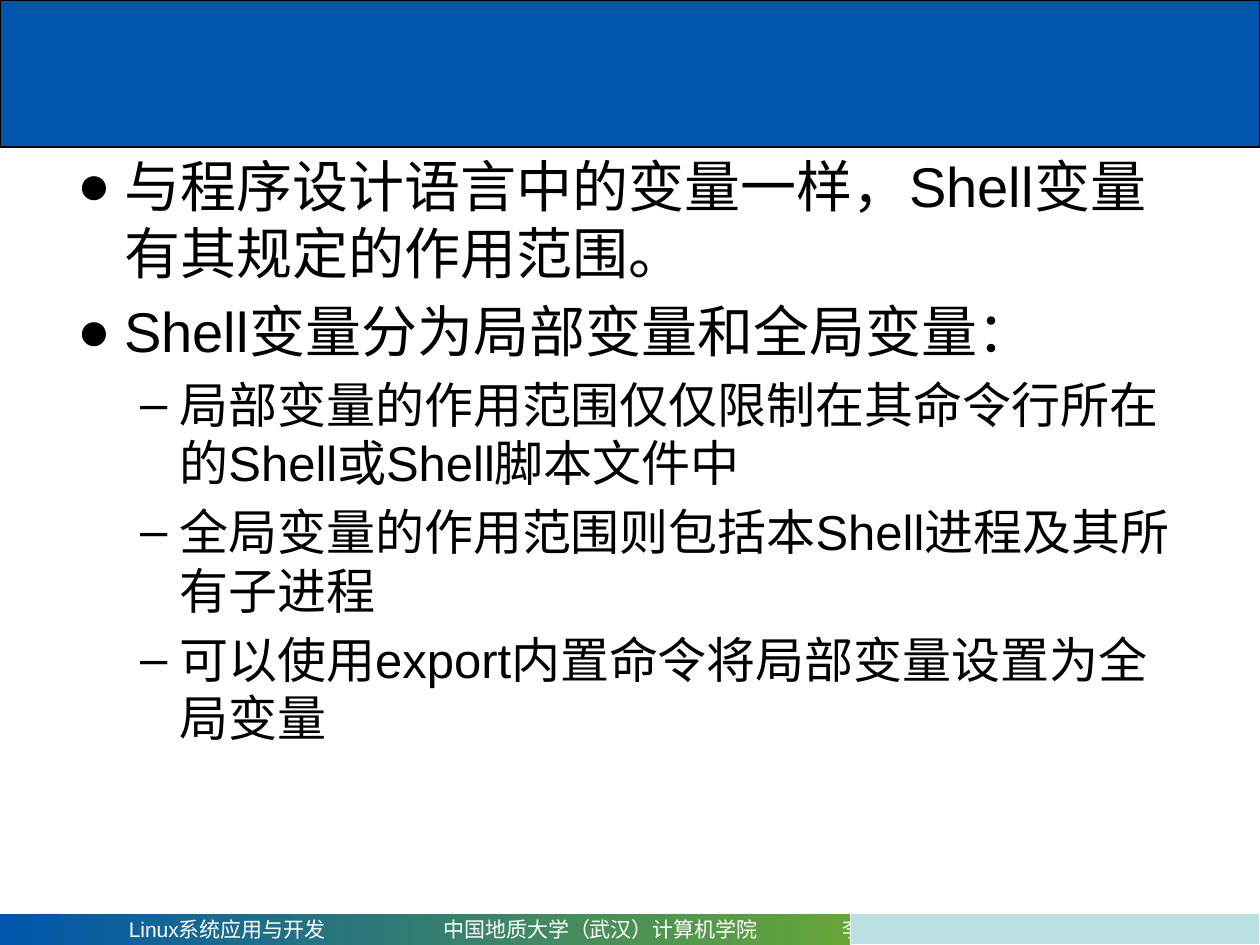
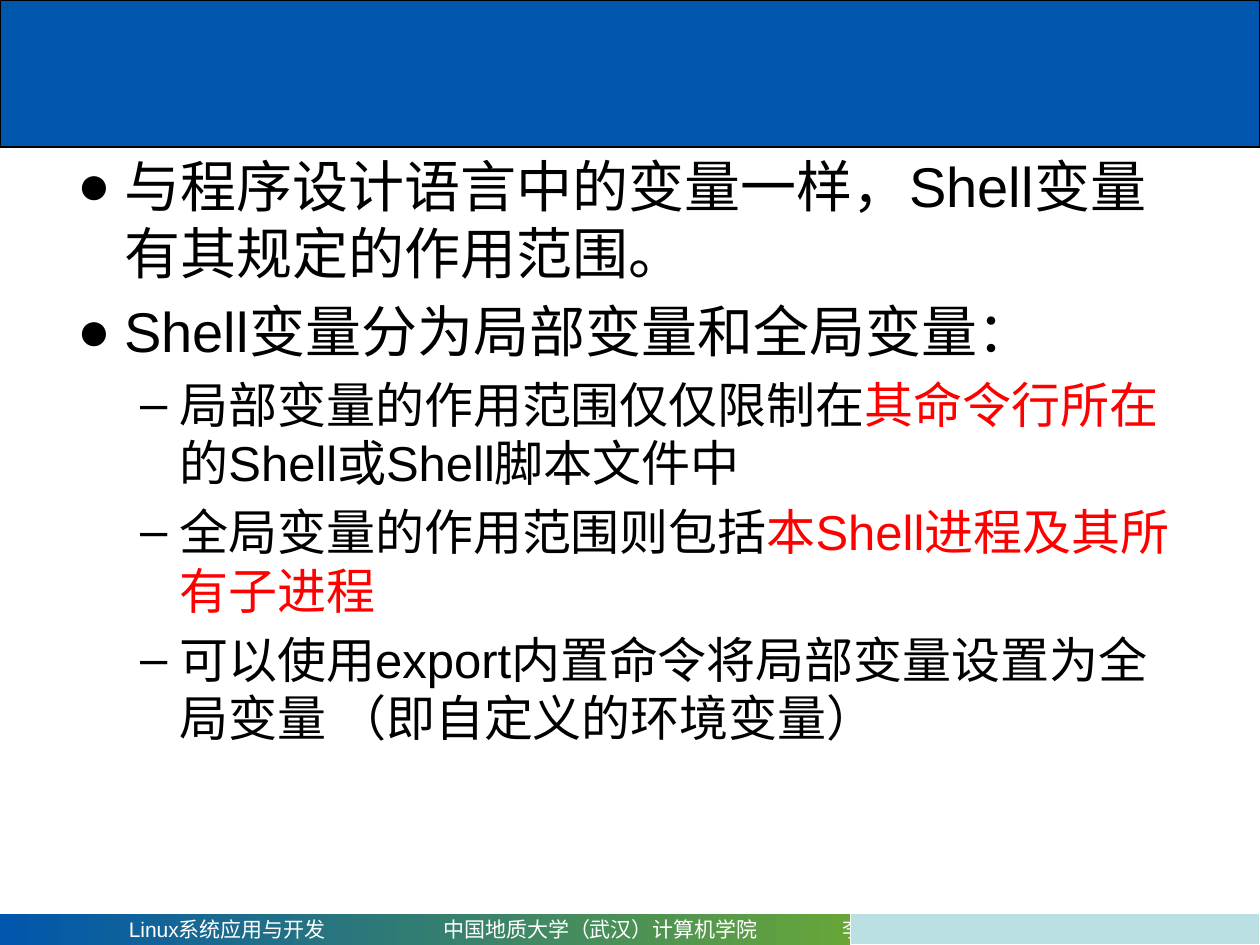
Before and after one commit to mxy493/CUGCS, a slide deck: slide 24 of 3-1大三上/Linux系统应用与开发（康晓军）/课件/第四章 shell编程.pptx (slide 21 before the commit). Drawn at 1260x945 pixels with LibreOffice and Linux fonts; fonts in the diff are those of the drawing. Boxes give left, top, right and bottom in pixels: in the first picture for what was removed or moved away, otherwise in the second. Text is boxed around its words. In the diff, an @@ line names an element or a change of style, - is before the commit and + after.

```diff
--- a/3-1大三上/Linux系统应用与开发（康晓军）/课件/第四章 shell编程.pptx
+++ b/3-1大三上/Linux系统应用与开发（康晓军）/课件/第四章 shell编程.pptx
@@ text at (x1=180, y1=381, x2=1170, y2=554): text colour #000000 to #FF0000 in "局部变量的作用范围仅仅限制在其命令行所在的Shell或Shell脚本文件中", "全局变量的作用范围则包括本Shell进程及其所有子进程" @@
@@ text at (x1=180, y1=636, x2=1148, y2=741): text changed @@
-  – 可以使用export内置命令将局部变量设置为全局变量
+  – 可以使用export内置命令将局部变量设置为全局变量 （即自定义的环境变量）
```
Also in this commit, not shown: 16 other slides changed, 22 slides added, 1 slide removed, 3 other files.
